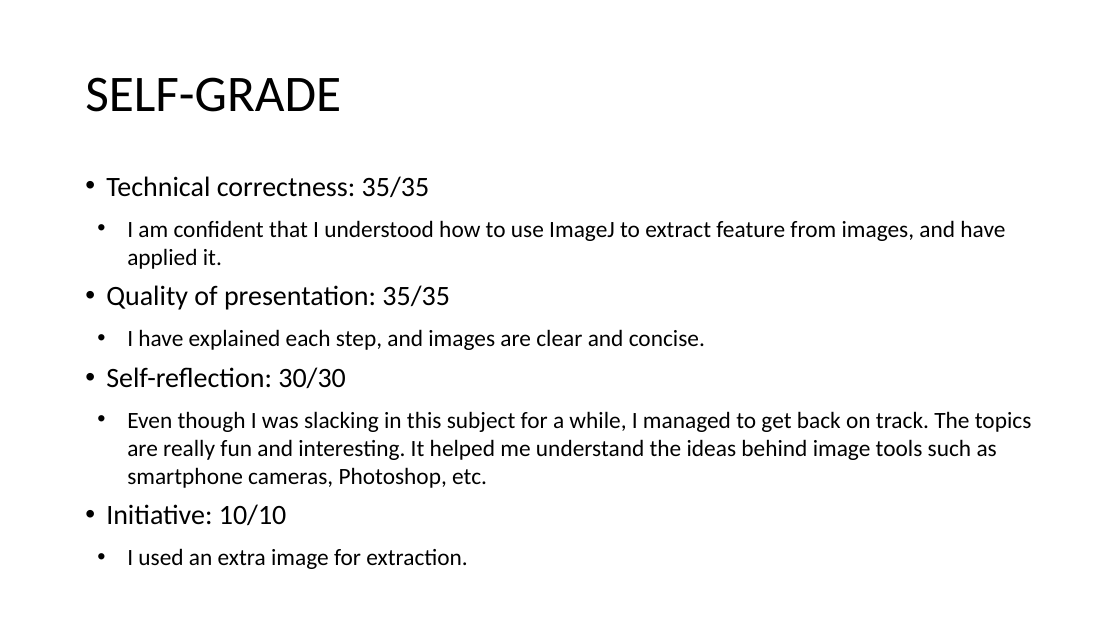
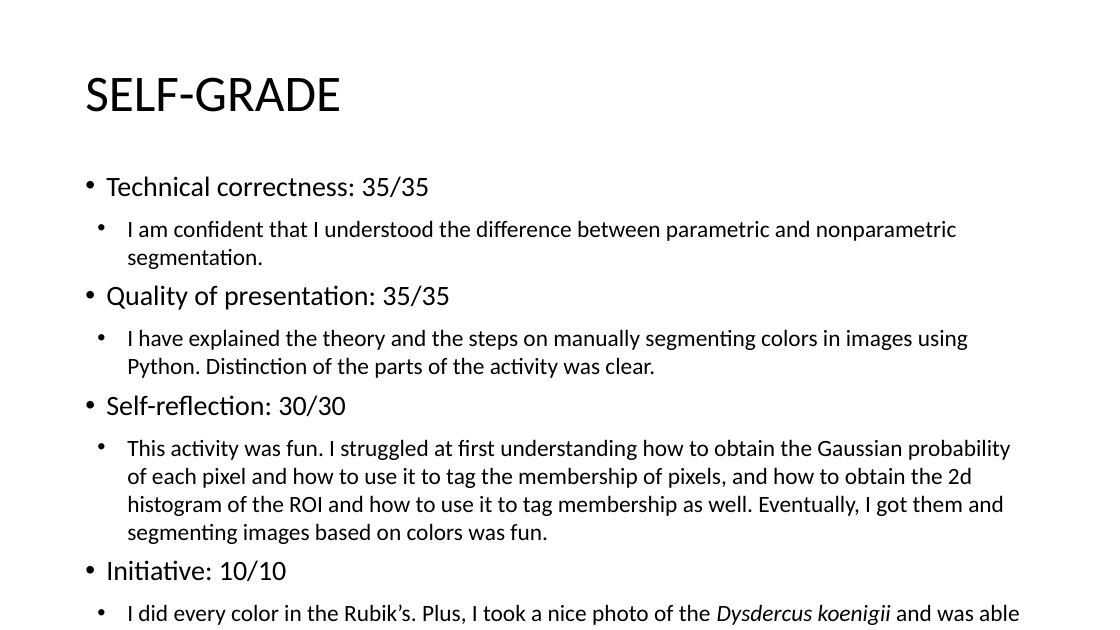
Before and after one commit to genvert/AP_157_FX-2_Vertudez, a slide deck: slide 10 of Activity 5/Vertudez_Activity_5_Report.pptx (slide 15 before the commit). Drawn at 1120x630 pixels with LibreOffice and Linux fonts; fonts in the diff are those of the drawing. Boxes give left, top, right and bottom in pixels: in the first picture for what was removed or moved away, otherwise in the second. Text is boxed around its words. In the diff, an @@ line names an element or a change of style, - is before the commit and + after.

Commit message:
ppt

```diff
--- a/Activity 5/Vertudez_Activity_5_Report.pptx
+++ b/Activity 5/Vertudez_Activity_5_Report.pptx
@@ text at [127, 220, 957, 269]: text changed @@
-  • I am confident that I understood how to use ImageJ to extract feature from images, and have applied it.
+  • I am confident that I understood the difference between parametric and nonparametric segmentation.
@@ text at [127, 329, 968, 378]: text changed @@
-  • I have explained each step, and images are clear and concise.
+  • I have explained the theory and the steps on manually segmenting colors in images using Python. Distinction of the parts of the activity was clear.
@@ text at [127, 439, 1011, 544]: text changed @@
-  • Even though I was slacking in this subject for a while, I managed to get back on track. The topics are really fun and interesting. It helped me understand the ideas behind image tools such as smartphone cameras, Photoshop, etc.
+  • This activity was fun. I struggled at first understanding how to obtain the Gaussian probability of each pixel and how to use it to tag the membership of pixels, and how to obtain the 2d histogram of the ROI and how to use it to tag membership as well. Eventually, I got them and segmenting images based on colors was fun.
@@ text at [127, 604, 1019, 625]: text changed @@
-  • I used an extra image for extraction.
+  • I did every color in the Rubik’s. Plus, I took a nice photo of the Dysdercus koenigii and was able to isolate it in the image.
```
Also in this commit, not shown: 8 other slides changed, 5 slides removed, 1 other file.
